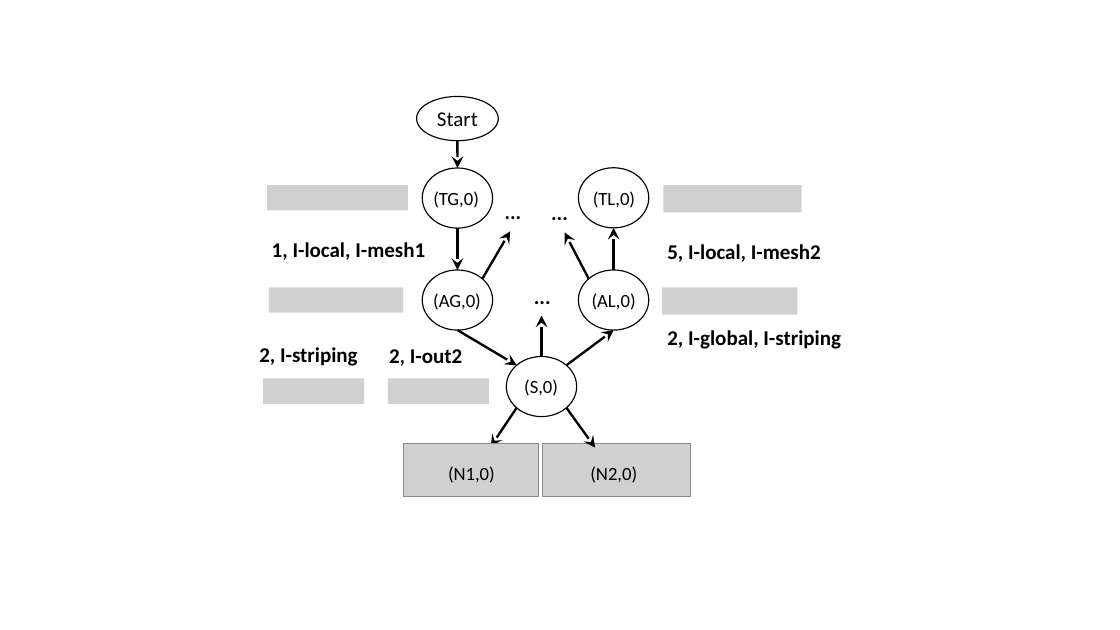
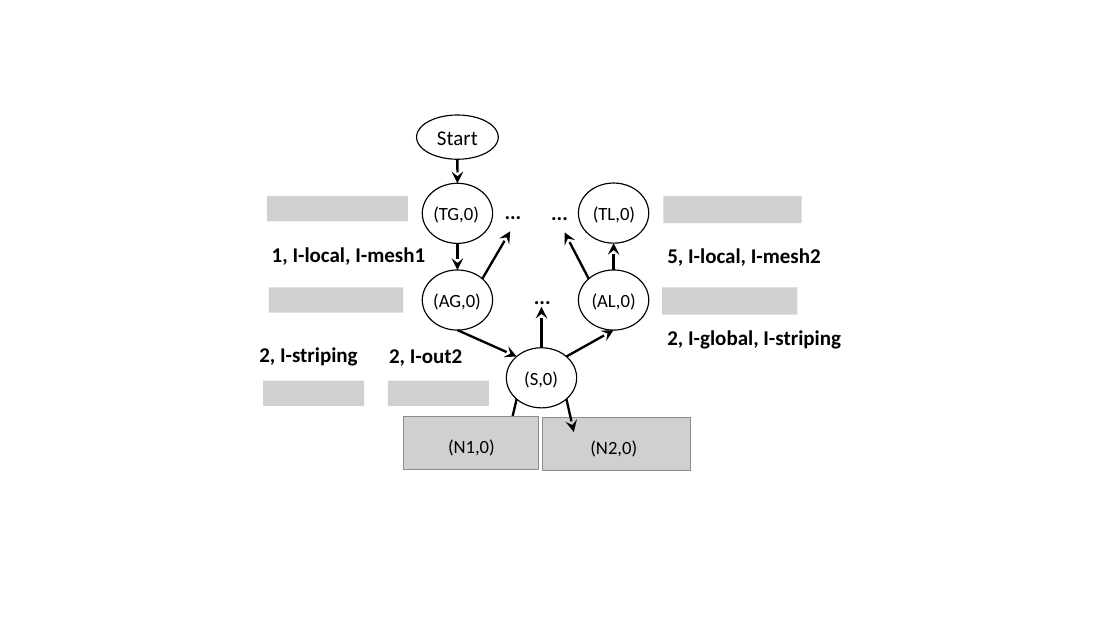
Before and after one commit to rabeckett/propane, a slide deck: slide 10 of paper/abstraction/figures/examples.pptx. Drawn at 1120x630 pixels with LibreOffice and Linux fonts; fonts in the diff are those of the drawing; grey boxes stand for pictures. Boxes give left, top, right and bottom in pixels: in the first picture for what was removed or moved away, otherwise in the second. Text is boxed around its words. In the diff, an @@ line names an element or a change of style, - is before the commit and + after.

```diff
--- a/paper/abstraction/figures/examples.pptx
+++ b/paper/abstraction/figures/examples.pptx
@@ ellipse "Start": place and size @@
-ellipse "Start" at <box>417,97,498,141</box>
+ellipse "Start" at <box>417,115,498,160</box>
@@ arrow moved from (458, 141) - (458, 168) to (458, 160) - (458, 183) @@
@@ picture: place and size @@
-picture at <box>267,185,408,210</box>
+picture at <box>267,196,408,221</box>
@@ 2 texts, 2 ellipses: place and size @@
-2 texts, 2 ellipses at <box>423,168,649,229</box>
+2 texts, 2 ellipses at <box>423,183,649,244</box>
@@ picture: place and size @@
-picture at <box>664,185,802,212</box>
+picture at <box>664,196,802,223</box>
@@ text "1, I-local, I-mesh1": place and size @@
-text "1, I-local, I-mesh1" at <box>272,242,425,260</box>
+text "1, I-local, I-mesh1" at <box>272,247,425,265</box>
@@ text "5, I-local, I-mesh2": place and size @@
-text "5, I-local, I-mesh2" at <box>667,244,821,262</box>
+text "5, I-local, I-mesh2" at <box>667,248,821,266</box>
@@ arrow moved from (458, 229) - (458, 270) to (458, 244) - (458, 270) @@
@@ arrow moved from (614, 228) - (614, 270) to (614, 243) - (614, 270) @@
@@ 1 text, 1 ellipse, 1 arrow: place and size @@
-1 text, 1 ellipse, 1 arrow at <box>507,316,577,417</box>
+1 text, 1 ellipse, 1 arrow at <box>507,307,577,408</box>
@@ arrow moved from (458, 330) - (517, 365) to (458, 330) - (517, 356) @@
@@ arrow moved from (614, 330) - (566, 365) to (614, 330) - (566, 356) @@
@@ arrow moved from (517, 408) - (491, 447) to (517, 399) - (509, 430) @@
@@ arrow moved from (566, 408) - (596, 448) to (566, 399) - (574, 432) @@
@@ 2 pictures, 2 texts: place and size @@
-2 pictures, 2 texts at <box>403,444,690,497</box>
+2 pictures, 2 texts at <box>403,417,690,471</box>
```
Also in this commit, not shown: 1 other slide changed, 4 other files.
